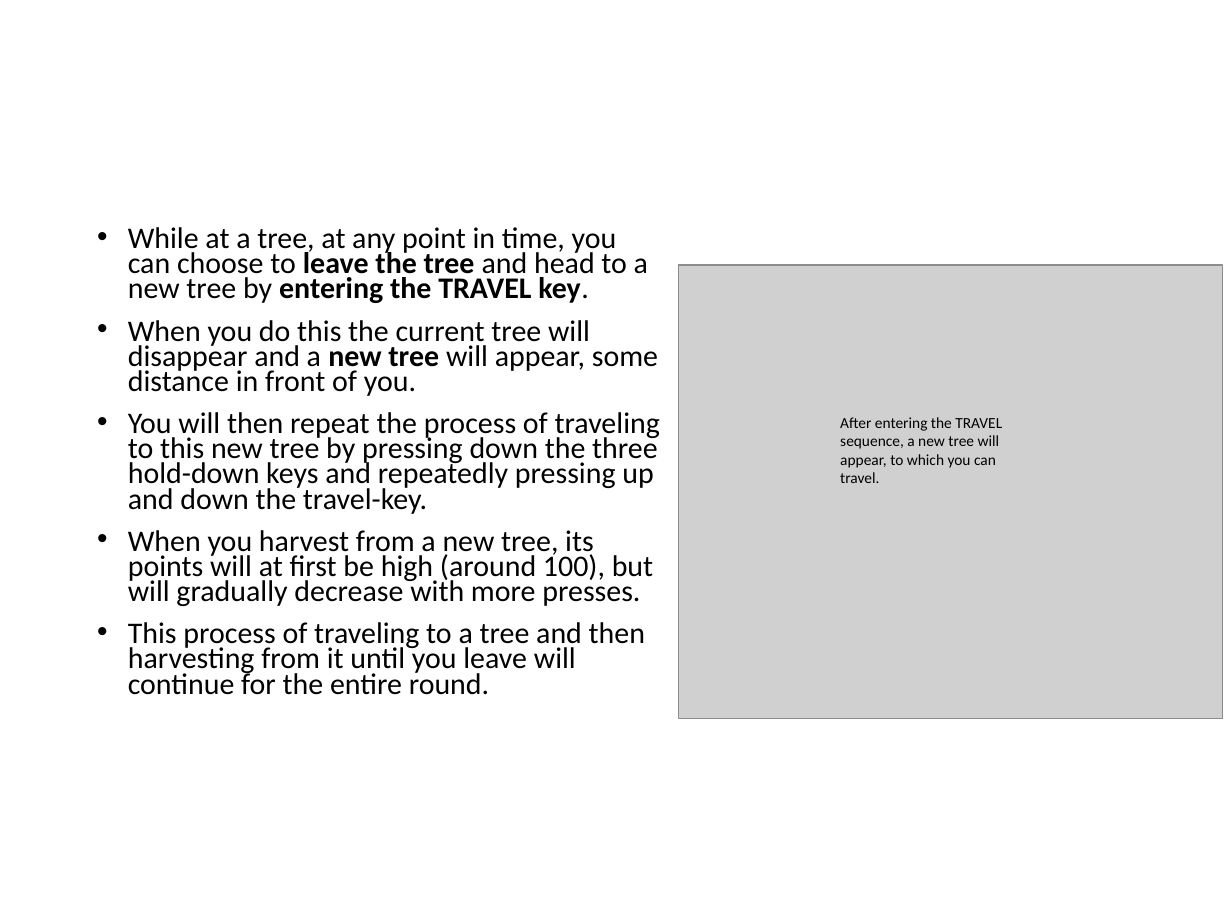
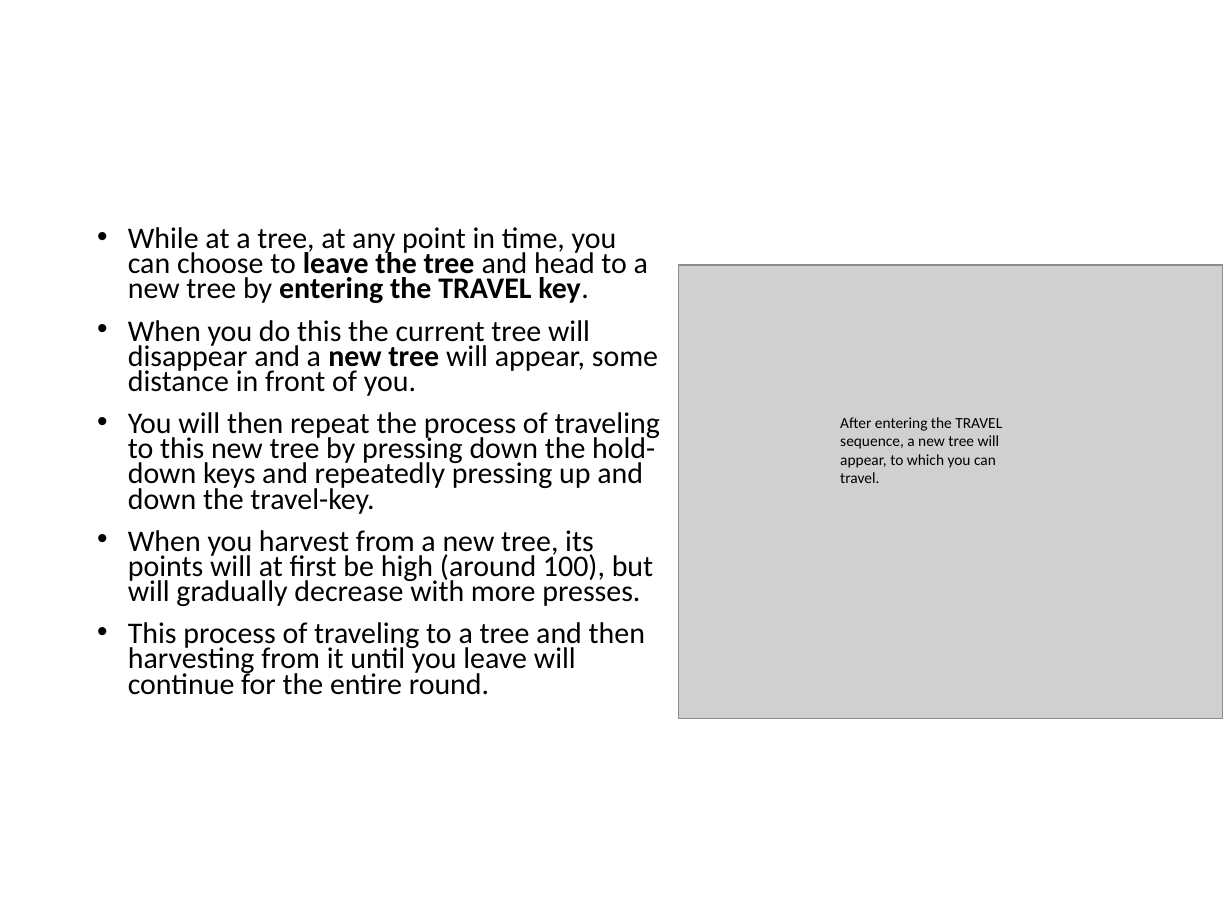
Before and after one commit to evanrussek/forage_jsp, a slide deck: slide 5 of public/ver_3/Stimuli/forage_instructions.pptx. Drawn at 1232x924 pixels with LibreOffice and Linux fonts; fonts in the diff are those of the drawing; grey boxes stand for pictures. Boxes give left, top, right and bottom in pixels: in the first picture for what was removed or moved away, otherwise in the second. Text is boxed around its words. In the diff, an @@ line names an element or a change of style, - is before the commit and + after.

```diff
--- a/public/ver_3/Stimuli/forage_instructions.pptx
+++ b/public/ver_3/Stimuli/forage_instructions.pptx
@@ text at box(128, 412, 660, 514): text changed @@
-• You will then repeat the process of traveling to this new tree by pressing down the three hold-down keys and repeatedly pressing up and down the travel-key.
+• You will then repeat the process of traveling to this new tree by pressing down the hold-down keys and repeatedly pressing up and down the travel-key.
```
Also in this commit, not shown: 7 other slides changed, 14 other files.
